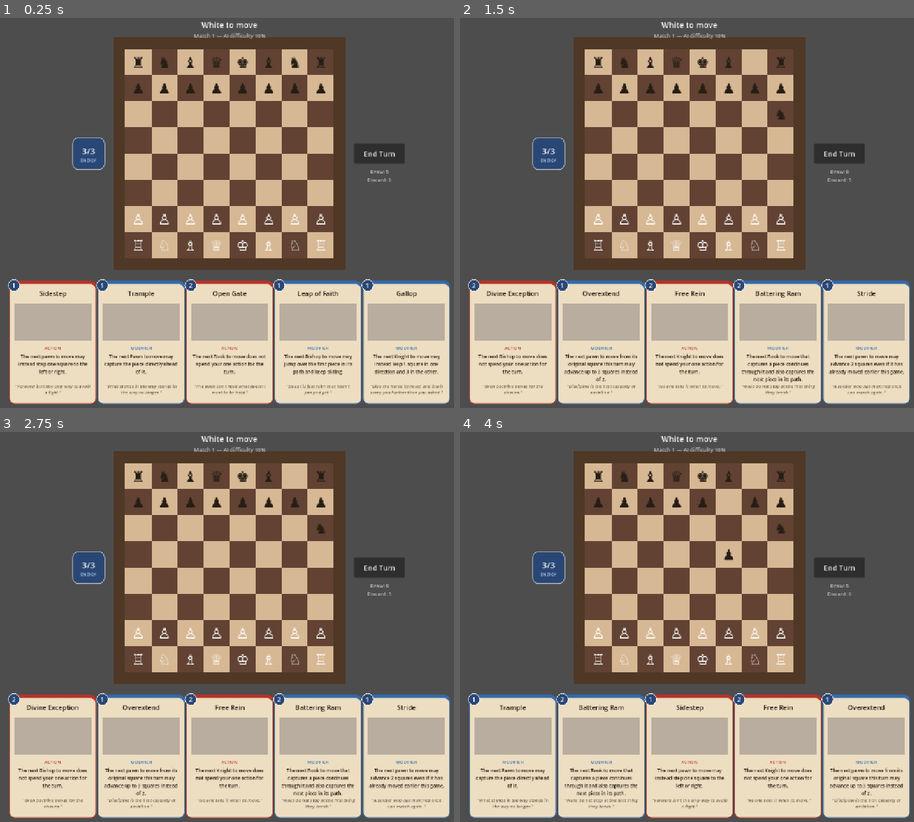
Above: before the commit, frames 1-4 (two rows, left to right).
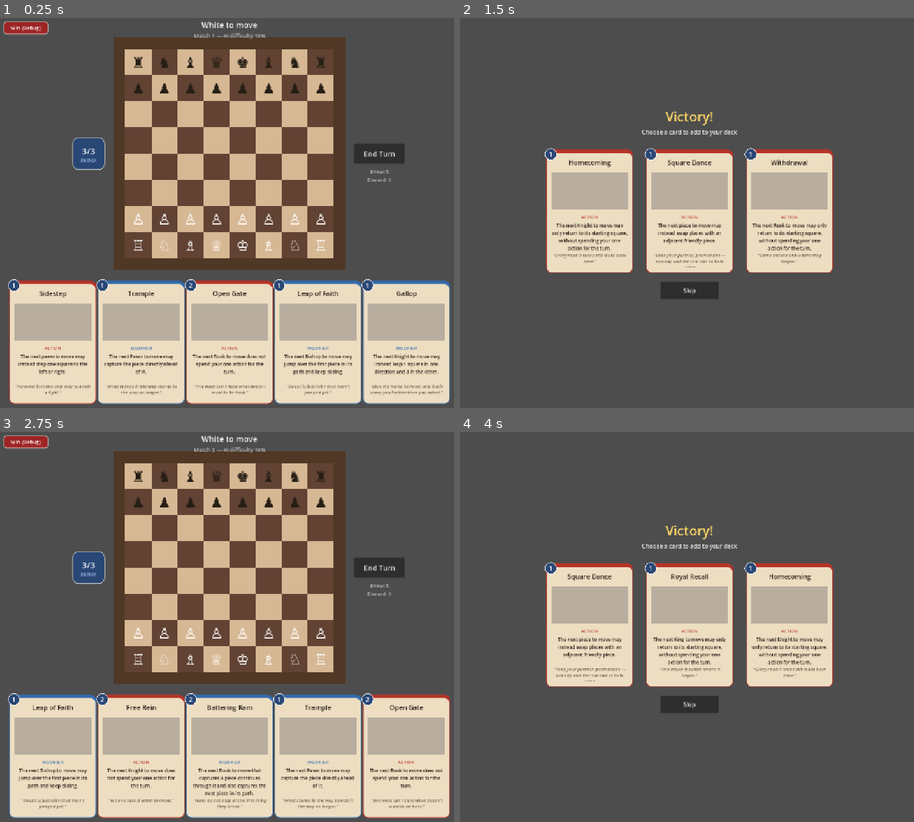
Above: after the commit, the same moments.

Repository: mwc018/ChessDeckbuilder
Game: Godot game, scene res://scenes/Match.tscn
Two runs of this game, one before a commit and one after it. Both use one fixed random seed, a clock stepped at 60 frames per second and the inputs below.
Inputs (mouse positions are in pixels of both pictures, inside the frame that each line leads up to):
- Up to frame 1 (0.25 s): no input
- Up to frame 2 (1.5 s): click "End Turn" at 0.5 s; click (487, 29) at 1.25 s, where only the run after the commit has a clickable "Win (Debug)"
- Up to frame 3 (2.75 s): click (231, 705) at 2 s, where only the run after the commit has a clickable "Skip"
- Up to frame 4 (4 s): click "End Turn" at 2.75 s; click (487, 443) at 3.5 s, where only the run after the commit has a clickable "Win (Debug)"

The runs differ from the first frame. In frame 1, 0.3% of the frame differs, in the area x 0-11%, y 0-5%; in frame 2, 65%, in the area x 1-100%, y 0-99%; in frame 3, 4.3%; in frame 4, 65%.

Commit message:
Add a victory screen with a 3-card draft, and a debug win button
Winning a match (real checkmate, or the temporary "Win (Debug)" button)
now changes scene to a dedicated Victory screen offering up to 3 cards
drawn from the previously "held back" cards (Square Dance, Homecoming,
Withdrawal, Absolution, Return to Court, Royal Recall). Clicking a card
fades the other two and slides the pick to center; Confirm adds it to the
run's deck and starts a new match, Cancel restores the other choices, Skip
starts a new match unchanged.

Since Match and Victory are separate scenes swapped via
change_scene_to_file rather than one nested in the other, introduces two
autoload singletons to carry state across the swap: CardCatalog (the card
name -> scene registry, moved out of Match.gd) and RunState (the run's
accumulated deck and match counter, which now persist across matches
instead of resetting every load).

Card.gd gains a `clicked` signal (a plain press+release with no drag) for
the draft screen's click-to-select interaction, additive to its existing
drag-to-play behavior in the hand.

Co-Authored-By: Claude Sonnet 5 <noreply@anthropic.com>

Diff:
--- a/project.godot
+++ b/project.godot
@@ -18,6 +18,11 @@
 run/main_scene="res://scenes/Match.tscn"
 config/features=PackedStringArray("4.6")
 
+[autoload]
+
+CardCatalog="*res://scripts/CardCatalog.gd"
+RunState="*res://scripts/RunState.gd"
+
 [display]
 
 window/size/viewport_width=1280
--- a/scenes/Match.tscn
+++ b/scenes/Match.tscn
@@ -3,6 +3,18 @@
 [ext_resource type="Script" uid="uid://inrk6mwawyik" path="res://scripts/Match.gd" id="1_5x2b8"]
 [ext_resource type="PackedScene" path="res://scenes/Board.tscn" id="1_7x2s4"]
 [ext_resource type="PackedScene" path="res://scenes/EnergyDisplay.tscn" id="3_energy"]
+
+[sub_resource type="StyleBoxFlat" id="StyleBoxFlat_debugwin"]
+bg_color = Color(0.62, 0.14, 0.14, 1)
+border_color = Color(1, 1, 1, 0.6)
+border_width_left = 2
+border_width_top = 2
+border_width_right = 2
+border_width_bottom = 2
+corner_radius_top_left = 8
+corner_radius_top_right = 8
+corner_radius_bottom_right = 8
+corner_radius_bottom_left = 8
 
 [node name="Match" type="Control" unique_id=426470950]
 layout_mode = 3
@@ -34,6 +46,17 @@
 theme_override_colors/font_color = Color(0.75, 0.75, 0.75, 1)
 theme_override_font_sizes/font_size = 14
 horizontal_alignment = 1
+
+[node name="DebugWinButton" type="Button" parent="."]
+layout_mode = 0
+offset_left = 16.0
+offset_top = 16.0
+offset_right = 140.0
+offset_bottom = 52.0
+theme_override_colors/font_color = Color(1, 1, 1, 1)
+theme_override_font_sizes/font_size = 14
+theme_override_styles/normal = SubResource("StyleBoxFlat_debugwin")
+text = "Win (Debug)"
 
 [node name="StatusLabel" type="Label" parent="." unique_id=368646780]
 layout_mode = 1
--- /dev/null
+++ b/scenes/Victory.tscn
@@ -0,0 +1,12 @@
+[gd_scene format=3]
+
+[ext_resource type="Script" path="res://scripts/Victory.gd" id="1_victory"]
+
+[node name="Victory" type="Control"]
+layout_mode = 3
+anchors_preset = 15
+anchor_right = 1.0
+anchor_bottom = 1.0
+grow_horizontal = 2
+grow_vertical = 2
+script = ExtResource("1_victory")
--- a/scripts/Board.gd
+++ b/scripts/Board.gd
@@ -6,6 +6,9 @@
 # Fired exactly when control returns to the player (after the AI's move) —
 # lets whoever owns the hand (Match) know it's time to draw a fresh 5 cards.
 signal turn_started
+# Fired on a real win (checkmate) or a debug_win() call — lets Match show
+# the victory/card-draft screen.
+signal match_won
 
 const FILES: PackedStringArray = ["a", "b", "c", "d", "e", "f", "g", "h"]
 const STARTING_LAYOUT := {
@@ -508,9 +511,9 @@
 # instances and the registry mapping a card name to its scene). Board only
 # ever deals in card-name strings — see draw_pile/discard_pile above. ---
 
-# Called once by Match after wiring signals, with the full list of card
-# names that exist (i.e. CARD_SCENES.keys()) — a singleton deck, one copy of
-# each unique card, not multiple copies of the same one.
+# Called once by Match after wiring signals, with the run's current deck
+# (RunState.deck_card_names) — a singleton deck, one copy of each unique
+# card, not multiple copies of the same one.
 func initialize_deck(card_names: Array) -> void:
     draw_pile.clear()
     draw_pile.append_array(card_names)
@@ -569,6 +572,17 @@
     _set_piece_selection_state()
     current_turn = ai_color
     _update_status()
+
+# Debug-only: immediately ends the match as a win, bypassing the actual
+# board state entirely, so the victory/card-draft flow can be tested
+# without having to play out and win a full game. Mirrors exactly what
+# _update_status() does on a real win.
+func debug_win() -> void:
+    if game_over:
+        return
+    game_over = true
+    _set_status("You win!")
+    match_won.emit()
 
 # Dispatches by card name to whatever rule change that card makes. Cards
 # with no effect implemented yet still play (leave the hand) — they just
@@ -1078,6 +1092,7 @@
             _set_status("You lose")
         else:
             _set_status("You win!")
+            match_won.emit()
         return
 
     game_over = false
--- a/scripts/Card.gd
+++ b/scripts/Card.gd
@@ -4,6 +4,12 @@
 # is about to free it. Let listeners (Match, a hand manager, etc.) react to
 # the card being played before the node disappears.
 signal played
+
+# Emitted on a plain click — a press immediately followed by a release with
+# no drag in between. Unused by the hand (which only ever drags a card to
+# play it), but needed by anything that wants "click to select" instead,
+# like the victory screen's card draft.
+signal clicked
 
 enum CardType { ACTION, MODIFIER, POWER }
 
@@ -251,9 +257,15 @@
 # point the mouse has already moved a bit from where the card was grabbed).
 func _gui_input(event: InputEvent) -> void:
     if event is InputEventMouseButton and event.button_index == MOUSE_BUTTON_LEFT:
-        _pressed = event.pressed
         if event.pressed:
+            _pressed = true
             _press_local_pos = event.position
+        else:
+            # A release while _pressed was still true (never cleared by a
+            # drag starting) means this was a plain click, not a drag.
+            if _pressed:
+                clicked.emit()
+            _pressed = false
         return
 
     if _pressed and not _is_drag_source and event is InputEventMouseMotion and (event.button_mask & MOUSE_BUTTON_MASK_LEFT):
--- /dev/null
+++ b/scripts/CardCatalog.gd
@@ -0,0 +1,50 @@
+extends Node
+
+# Autoload singleton — the one place that maps a card's name to its scene.
+# Moved out of Match.gd so both Match and Victory (now separate scenes,
+# swapped via change_scene_to_file rather than one being a child of the
+# other) can reach it without holding a reference to each other. Every card
+# that exists gets an entry here, whether or not it's in the starting deck
+# below — whoever's instancing a card by name (Match's hand, Victory's
+# reward picks) needs the scene for any name Board might ever hand back.
+# Board only ever deals in names (see draw_pile/discard_pile there); it has
+# no idea these scenes exist.
+const CARD_SCENES: Dictionary = {
+    "Overextend": preload("res://scenes/cards/Overextend.tscn"),
+    "Battering Ram": preload("res://scenes/cards/BatteringRam.tscn"),
+    "Stride": preload("res://scenes/cards/Stride.tscn"),
+    "Square Dance": preload("res://scenes/cards/SquareDance.tscn"),
+    "Gallop": preload("res://scenes/cards/Gallop.tscn"),
+    "Trample": preload("res://scenes/cards/Trample.tscn"),
+    "Sidestep": preload("res://scenes/cards/Sidestep.tscn"),
+    "Free Rein": preload("res://scenes/cards/FreeRein.tscn"),
+    "Open Gate": preload("res://scenes/cards/OpenGate.tscn"),
+    "Divine Exception": preload("res://scenes/cards/DivineException.tscn"),
+    "Leap of Faith": preload("res://scenes/cards/LeapOfFaith.tscn"),
+    "Strafe": preload("res://scenes/cards/Strafe.tscn"),
+    "Homecoming": preload("res://scenes/cards/Homecoming.tscn"),
+    "Withdrawal": preload("res://scenes/cards/Withdrawal.tscn"),
+    "Absolution": preload("res://scenes/cards/Absolution.tscn"),
+    "Return to Court": preload("res://scenes/cards/ReturnToCourt.tscn"),
+    "Royal Recall": preload("res://scenes/cards/RoyalRecall.tscn"),
+}
+
+# The singleton starting deck — one copy of each card a run begins with.
+# Square Dance is deliberately left out: it's a card found later in a run
+# rather than something every game starts with. The five "return to
+# starting square" cards (Homecoming/Withdrawal/Absolution/Return to Court/
+# Royal Recall) are left out too, and so is Strafe — they stay registered
+# in CARD_SCENES above and fully working, just not part of the starting
+# deck.
+const STARTING_DECK_CARD_NAMES: Array[String] = [
+    "Overextend", "Battering Ram", "Stride", "Gallop", "Trample", "Sidestep", "Free Rein", "Open Gate", "Divine Exception", "Leap of Faith",
+]
+
+# The pool the victory screen's 3-card draft draws from — exactly the cards
+# left out of the starting deck above (except Strafe, which isn't part of
+# the "find it later" story, it's just being held back from the opening
+# hand entirely for now). Winning is how a run actually acquires these.
+const REWARD_POOL_CARD_NAMES: Array[String] = [
+    "Square Dance", "Homecoming", "Withdrawal", "Absolution",
+    "Return to Court", "Royal Recall",
+]
--- a/scripts/Match.gd
+++ b/scripts/Match.gd
@@ -11,51 +11,16 @@
 @onready var hand_container: Control = $Hand
 @onready var end_turn_button: Button = $EndTurnButton
 @onready var pile_label: Label = $PileLabel
+@onready var debug_win_button: Button = $DebugWinButton
 
 const ENERGY_DISPLAY_GAP: float = 24.0
 const END_TURN_BUTTON_GAP: float = 24.0
 
-# The only place that maps a card's name to its scene. Every card that
-# exists gets an entry here, whether or not it's in the starting deck below
-# — Match needs to know the scene for any name Board might ever hand back
-# (e.g. a card found mid-run later on). Board only ever deals in names (see
-# draw_pile/discard_pile there); it has no idea these scenes exist.
-const CARD_SCENES: Dictionary = {
-    "Overextend": preload("res://scenes/cards/Overextend.tscn"),
-    "Battering Ram": preload("res://scenes/cards/BatteringRam.tscn"),
-    "Stride": preload("res://scenes/cards/Stride.tscn"),
-    "Square Dance": preload("res://scenes/cards/SquareDance.tscn"),
-    "Gallop": preload("res://scenes/cards/Gallop.tscn"),
-    "Trample": preload("res://scenes/cards/Trample.tscn"),
-    "Sidestep": preload("res://scenes/cards/Sidestep.tscn"),
-    "Free Rein": preload("res://scenes/cards/FreeRein.tscn"),
-    "Open Gate": preload("res://scenes/cards/OpenGate.tscn"),
-    "Divine Exception": preload("res://scenes/cards/DivineException.tscn"),
-    "Leap of Faith": preload("res://scenes/cards/LeapOfFaith.tscn"),
-    "Strafe": preload("res://scenes/cards/Strafe.tscn"),
-    "Homecoming": preload("res://scenes/cards/Homecoming.tscn"),
-    "Withdrawal": preload("res://scenes/cards/Withdrawal.tscn"),
-    "Absolution": preload("res://scenes/cards/Absolution.tscn"),
-    "Return to Court": preload("res://scenes/cards/ReturnToCourt.tscn"),
-    "Royal Recall": preload("res://scenes/cards/RoyalRecall.tscn"),
-}
-
-# The singleton starting deck — one copy of each card the player begins
-# with. Square Dance is deliberately left out: it's a card found later in a
-# run rather than something every game starts with (that "find it later"
-# mechanic doesn't exist yet, so for now it's simply not dealt at all). The
-# five "return to starting square" cards (Homecoming/Withdrawal/Absolution/
-# Return to Court/Royal Recall) are left out too, and so is Strafe — they
-# stay registered in CARD_SCENES above and fully working, just not part of
-# the starting deck.
-const STARTING_DECK_CARD_NAMES: Array[String] = [
-    "Overextend", "Battering Ram", "Stride", "Gallop", "Trample", "Sidestep", "Free Rein", "Open Gate", "Divine Exception", "Leap of Faith",
-]
+const MATCH_SCENE_PATH: String = "res://scenes/Match.tscn"
+const VICTORY_SCENE_PATH: String = "res://scenes/Victory.tscn"
 
 # AI difficulty is randomized per game within board.ai_difficulty_min/max
 # (set in the editor on the Board node) — see Board.randomize_ai_difficulty().
-# Match number is just a play counter; it no longer drives difficulty.
-var match_number: int = 1
 
 func _ready() -> void:
     _center_board()
@@ -64,7 +29,8 @@
         board.card_played.connect(_on_card_played)
         board.energy_changed.connect(_on_energy_changed)
         board.turn_started.connect(_on_turn_started)
-        board.initialize_deck(STARTING_DECK_CARD_NAMES)
+        board.match_won.connect(_on_match_won)
+        board.initialize_deck(RunState.deck_card_names)
         _on_board_status_changed(board.last_status_text)
         _on_energy_changed(board.energy, board.MAX_ENERGY)
         # The game starts on the player's turn already, so turn_started never
@@ -73,6 +39,8 @@
         _on_turn_started()
     if end_turn_button != null:
         end_turn_button.pressed.connect(_on_end_turn_pressed)
+    if debug_win_button != null and board != null:
+        debug_win_button.pressed.connect(board.debug_win)
     _update_progress_label()
 
 func _on_board_status_changed(text: String) -> void:
@@ -98,11 +66,33 @@
     if board == null or hand_container == null:
         return
     for card_name in board.draw_card_names(5):
-        var scene: PackedScene = CARD_SCENES.get(card_name)
+        var scene: PackedScene = CardCatalog.CARD_SCENES.get(card_name)
         if scene == null:
             continue
         hand_container.add_child(scene.instantiate())
     _update_pile_label()
+
+# Fired by Board on a win (real checkmate or the debug win button). Offers
+# up to 3 cards drawn from CardCatalog.REWARD_POOL_CARD_NAMES, excluding
+# whatever's already in RunState.deck_card_names (no offering a duplicate
+# of something already drafted). If nothing's left in the pool, skip the
+# draft screen entirely and go straight to the next match. This changes
+# scenes to Victory.tscn (rather than showing it as an overlay) so the
+# board/hand aren't visible — and distracting — behind it.
+func _on_match_won() -> void:
+    var eligible: Array[String] = []
+    for card_name in CardCatalog.REWARD_POOL_CARD_NAMES:
+        if not (card_name in RunState.deck_card_names):
+            eligible.append(card_name)
+    if eligible.is_empty():
+        # Nothing left in the reward pool — skip the draft screen entirely
+        # and go straight into the next match.
+        RunState.advance_to_new_match()
+        get_tree().change_scene_to_file(MATCH_SCENE_PATH)
+        return
+    eligible.shuffle()
+    RunState.pending_reward_offer = eligible.slice(0, min(3, eligible.size()))
+    get_tree().change_scene_to_file(VICTORY_SCENE_PATH)
 
 # The End Turn button: whatever's left in hand is discarded (not played —
 # freed directly rather than via confirm_played(), so no card effect
@@ -129,7 +119,7 @@
 func _update_progress_label() -> void:
     if progress_label == null or board == null:
         return
-    progress_label.text = "Match %d — AI difficulty %d%%" % [match_number, int(round(board.ai_difficulty * 100.0))]
+    progress_label.text = "Match %d — AI difficulty %d%%" % [RunState.match_number, int(round(board.ai_difficulty * 100.0))]
 
 func _notification(what: int) -> void:
     if what == NOTIFICATION_RESIZED:
--- /dev/null
+++ b/scripts/RunState.gd
@@ -0,0 +1,30 @@
+extends Node
+
+# Autoload singleton — the only state that survives a change_scene_to_file
+# call between Match.tscn and Victory.tscn. Match and Victory are separate
+# top-level scenes now (not one nested inside the other), so anything that
+# needs to outlive the swap — the run's accumulated deck, which match
+# number this is, what the victory screen should offer — has to live
+# somewhere neither scene owns.
+
+# The current run's actual deck. Starts as a copy of CardCatalog.
+# STARTING_DECK_CARD_NAMES (see _ready()) and grows every time the player
+# drafts a card from the victory screen. Every match — including the very
+# first — is dealt from this, not the constant directly.
+var deck_card_names: Array[String] = []
+
+# Just a display counter for "Match N — AI difficulty M%"; doesn't affect
+# anything else.
+var match_number: int = 1
+
+# Set by Match right before switching to Victory.tscn, with the (already
+# shuffled, already trimmed to at most 3) card names to offer. Read once by
+# Victory in its own _ready() and cleared immediately after, so a stale
+# offer can never leak into some later run.
+var pending_reward_offer: Array[String] = []
+
+func _ready() -> void:
+    deck_card_names = CardCatalog.STARTING_DECK_CARD_NAMES.duplicate()
+
+func advance_to_new_match() -> void:
+    match_number += 1
--- /dev/null
+++ b/scripts/Victory.gd
@@ -0,0 +1,213 @@
+extends Control
+
+# A standalone scene (Match.gd change_scene_to_file's here on a win, rather
+# than adding this as a child overlay) so the board/hand behind it aren't
+# visible while this is up. Since the previous scene is gone by the time
+# this one exists, offered_card_names comes from the RunState autoload
+# (RunState.pending_reward_offer, set by Match right before the scene
+# change) instead of being set directly by a caller.
+const MATCH_SCENE_PATH: String = "res://scenes/Match.tscn"
+
+const TITLE_COLOR := Color(1.0, 0.85, 0.4, 1.0)
+const SUBTITLE_COLOR := Color(0.9, 0.9, 0.9, 1.0)
+
+# Matches Card.gd's own default card_size, so these look identical in size
+# to cards in hand.
+const CARD_WIDTH: float = 240.0
+const CARD_HEIGHT: float = 340.0
+const CARD_GAP: float = 36.0
+const BUTTON_SIZE: Vector2 = Vector2(160, 48)
+const BUTTON_GAP: float = 18.0
+const FADE_DURATION: float = 0.3
+const SLIDE_DURATION: float = 0.35
+
+# Everything (title through the Cancel button) is laid out as one block,
+# offset from _content_top (computed in _ready() to vertically center that
+# whole block in the viewport) rather than from fixed distances from the
+# top of the screen — see _layout_content_top().
+const TITLE_HEIGHT: float = 48.0
+const TITLE_SUBTITLE_GAP: float = 8.0
+const SUBTITLE_HEIGHT: float = 30.0
+const SUBTITLE_CARDS_GAP: float = 30.0
+const CARDS_BUTTONS_GAP: float = 24.0
+
+var _content_top: float = 0.0
+var _title_y: float = 0.0
+var _subtitle_y: float = 0.0
+var _cards_y: float = 0.0
+var _buttons_y: float = 0.0
+
+# Read from RunState/CardCatalog in _ready() rather than set by a caller —
+# see the note above on why (this scene has no caller by the time it exists).
+var offered_card_names: Array[String] = []
+var card_scenes: Dictionary = {}
+
+var _card_nodes: Array[Control] = []
+var _original_positions: Array[Vector2] = []
+var _center_slot: Vector2 = Vector2.ZERO
+var _selected_index: int = -1
+
+var _skip_button: Button
+var _confirm_button: Button
+var _cancel_button: Button
+
+func _ready() -> void:
+    # No dimming background — just stop clicks from passing through to
+    # whatever's underneath (nothing's actually behind this scene now that
+    # it's a full scene change rather than an overlay, but this keeps the
+    # cards/buttons from receiving input before they're actually built).
+    mouse_filter = Control.MOUSE_FILTER_STOP
+
+    offered_card_names = RunState.pending_reward_offer
+    # Cleared immediately after reading so a stale offer can never leak into
+    # a later run (e.g. if this scene were ever reached some other way).
+    RunState.pending_reward_offer = []
+    card_scenes = CardCatalog.CARD_SCENES
+
+    _layout_content_top()
+    _build_title()
+    _build_cards()
+    _build_buttons()
+
+# Computes where the whole title-through-Cancel-button block starts so that
+# block sits vertically centered in the viewport, rather than every piece
+# being offset from a handful of small fixed distances from the top of the
+# screen (which left most of the screen's bottom half empty).
+func _layout_content_top() -> void:
+    var buttons_height: float = BUTTON_SIZE.y * 2.0 + BUTTON_GAP
+    var content_height: float = (
+        TITLE_HEIGHT + TITLE_SUBTITLE_GAP + SUBTITLE_HEIGHT +
+        SUBTITLE_CARDS_GAP + CARD_HEIGHT + CARDS_BUTTONS_GAP + buttons_height
+    )
+    _content_top = (size.y - content_height) * 0.5
+    _title_y = _content_top
+    _subtitle_y = _title_y + TITLE_HEIGHT + TITLE_SUBTITLE_GAP
+    _cards_y = _subtitle_y + SUBTITLE_HEIGHT + SUBTITLE_CARDS_GAP
+    _buttons_y = _cards_y + CARD_HEIGHT + CARDS_BUTTONS_GAP
+
+func _build_title() -> void:
+    var title := Label.new()
+    title.text = "Victory!"
+    title.position = Vector2(0, _title_y)
+    title.size = Vector2(size.x, TITLE_HEIGHT)
+    title.horizontal_alignment = HORIZONTAL_ALIGNMENT_CENTER
+    title.add_theme_font_size_override("font_size", 36)
+    title.add_theme_color_override("font_color", TITLE_COLOR)
+    title.mouse_filter = Control.MOUSE_FILTER_IGNORE
+    add_child(title)
+
+    var subtitle := Label.new()
+    subtitle.text = "Choose a card to add to your deck"
+    subtitle.position = Vector2(0, _subtitle_y)
+    subtitle.size = Vector2(size.x, SUBTITLE_HEIGHT)
+    subtitle.horizontal_alignment = HORIZONTAL_ALIGNMENT_CENTER
+    subtitle.add_theme_font_size_override("font_size", 16)
+    subtitle.add_theme_color_override("font_color", SUBTITLE_COLOR)
+    subtitle.mouse_filter = Control.MOUSE_FILTER_IGNORE
+    add_child(subtitle)
+
+# Lays out however many cards were actually offered (normally 3, but fewer
+# once most of the reward pool has already been drafted) evenly centered as
+# a group. The center slot this computes is where a selected card slides to
+# — for a 3-card layout this works out to be exactly the middle card's own
+# starting position (the math cancels out), so selecting the middle card
+# never visibly moves it, only the two side cards fade.
+func _build_cards() -> void:
+    var count: int = offered_card_names.size()
+    var row_width: float = count * CARD_WIDTH + max(count - 1, 0) * CARD_GAP
+    var start_x: float = (size.x - row_width) * 0.5
+    var group_center_x: float = size.x * 0.5
+    _center_slot = Vector2(group_center_x - CARD_WIDTH * 0.5, _cards_y)
+
+    for i in range(count):
+        var card_name: String = offered_card_names[i]
+        var scene: PackedScene = card_scenes.get(card_name)
+        if scene == null:
+            continue
+        var card: Control = scene.instantiate()
+        card.card_size = Vector2(CARD_WIDTH, CARD_HEIGHT)
+        var pos := Vector2(start_x + i * (CARD_WIDTH + CARD_GAP), _cards_y)
+        card.position = pos
+        add_child(card)
+        card.clicked.connect(_on_card_clicked.bind(i))
+        _card_nodes.append(card)
+        _original_positions.append(pos)
+
+func _build_buttons() -> void:
+    var button_x: float = (size.x - BUTTON_SIZE.x) * 0.5
+    var button_y: float = _buttons_y
+
+    _skip_button = Button.new()
+    _skip_button.text = "Skip"
+    _skip_button.position = Vector2(button_x, button_y)
+    _skip_button.size = BUTTON_SIZE
+    _skip_button.pressed.connect(_on_skip_pressed)
+    add_child(_skip_button)
+
+    _confirm_button = Button.new()
+    _confirm_button.text = "Confirm"
+    _confirm_button.position = Vector2(button_x, button_y)
+    _confirm_button.size = BUTTON_SIZE
+    _confirm_button.visible = false
+    _confirm_button.pressed.connect(_on_confirm_pressed)
+    add_child(_confirm_button)
+
+    _cancel_button = Button.new()
+    _cancel_button.text = "Cancel"
+    _cancel_button.position = Vector2(button_x, button_y + BUTTON_SIZE.y + BUTTON_GAP)
+    _cancel_button.size = BUTTON_SIZE
+    _cancel_button.visible = false
+    _cancel_button.pressed.connect(_on_cancel_pressed)
+    add_child(_cancel_button)
+
+func _on_card_clicked(index: int) -> void:
+    if _selected_index != -1:
+        return
+    _selected_index = index
+
+    for i in range(_card_nodes.size()):
+        var card: Control = _card_nodes[i]
+        card.mouse_filter = Control.MOUSE_FILTER_IGNORE
+        if i == index:
+            var tween := create_tween()
+            tween.tween_property(card, "position", _center_slot, SLIDE_DURATION)
+        else:
+            var tween := create_tween()
+            tween.tween_property(card, "modulate:a", 0.0, FADE_DURATION)
+
+    _skip_button.visible = false
+    _confirm_button.visible = true
+    _cancel_button.visible = true
+
+func _on_cancel_pressed() -> void:
+    if _selected_index == -1:
+        return
+    var picked_index: int = _selected_index
+    _selected_index = -1
+
+    for i in range(_card_nodes.size()):
+        var card: Control = _card_nodes[i]
+        card.mouse_filter = Control.MOUSE_FILTER_STOP
+        if i == picked_index:
+            var tween := create_tween()
+            tween.tween_property(card, "position", _original_positions[i], SLIDE_DURATION)
+        else:
+            var tween := create_tween()
+            tween.tween_property(card, "modulate:a", 1.0, FADE_DURATION)
+
+    _skip_button.visible = true
+    _confirm_button.visible = false
+    _cancel_button.visible = false
+
+func _on_confirm_pressed() -> void:
+    if _selected_index == -1:
+        return
+    RunState.deck_card_names.append(offered_card_names[_selected_index])
+    RunState.advance_to_new_match()
+    get_tree().change_scene_to_file(MATCH_SCENE_PATH)
+
+func _on_skip_pressed() -> void:
+    if _selected_index != -1:
+        return
+    RunState.advance_to_new_match()
+    get_tree().change_scene_to_file(MATCH_SCENE_PATH)
Not shown, added: scripts/CardCatalog.gd.uid
Not shown, added: scripts/RunState.gd.uid
Not shown, added: scripts/Victory.gd.uid
Not shown, changed: CARDS.md
